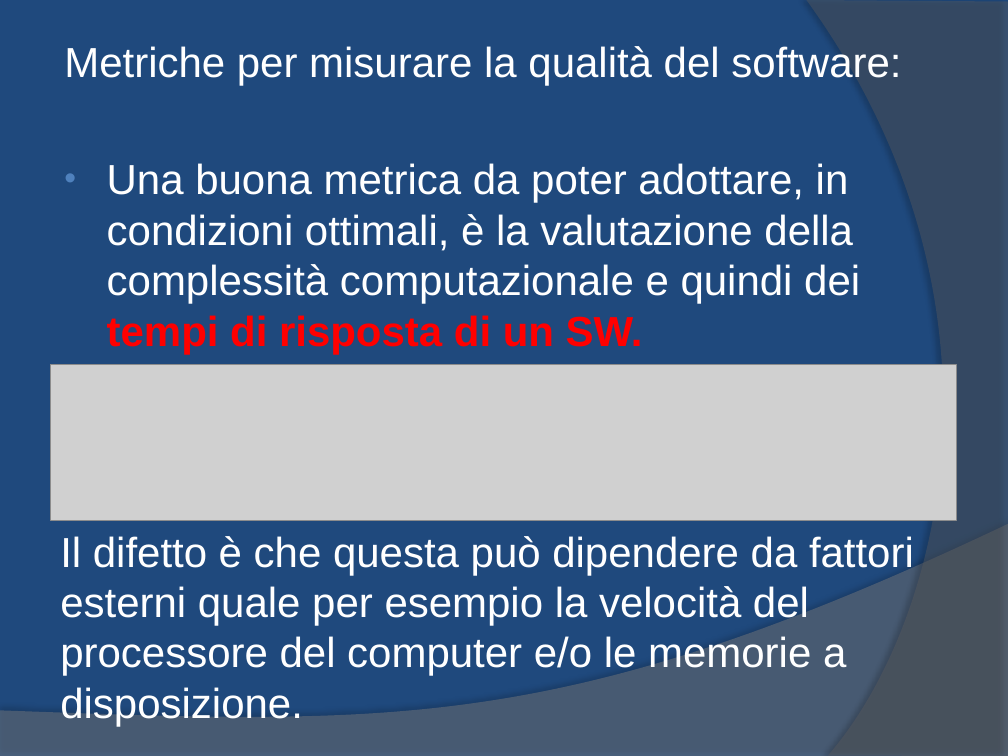
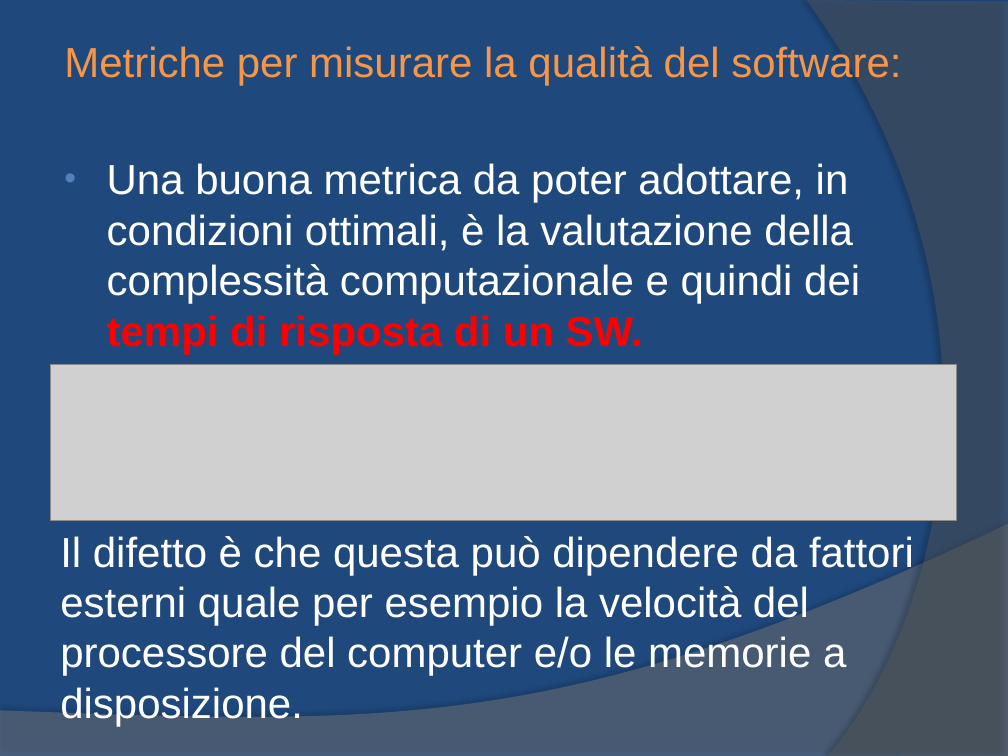
Before and after one commit to yan0z/ISW, a slide deck: slide 9 of Quesito 2 Team/1.ISW-Metrica.pptx. Drawn at 1008x756 pixels with LibreOffice and Linux fonts; fonts in the diff are those of the drawing; grey boxes stand for pictures. Boxes give left, top, right and bottom in pixels: in the first picture for what was removed or moved away, otherwise in the second. Text is boxed around its words. In the diff, an @@ line names an element or a change of style, - is before the commit and + after.

```diff
--- a/Quesito 2 Team/1.ISW-Metrica.pptx
+++ b/Quesito 2 Team/1.ISW-Metrica.pptx
@@ text at (x1=64, y1=46, x2=901, y2=85): text colour #FFFFFF to #F79646 in "Metriche per misurare la qualità del software:" @@
```
Also in this commit, not shown: 11 other slides changed.
